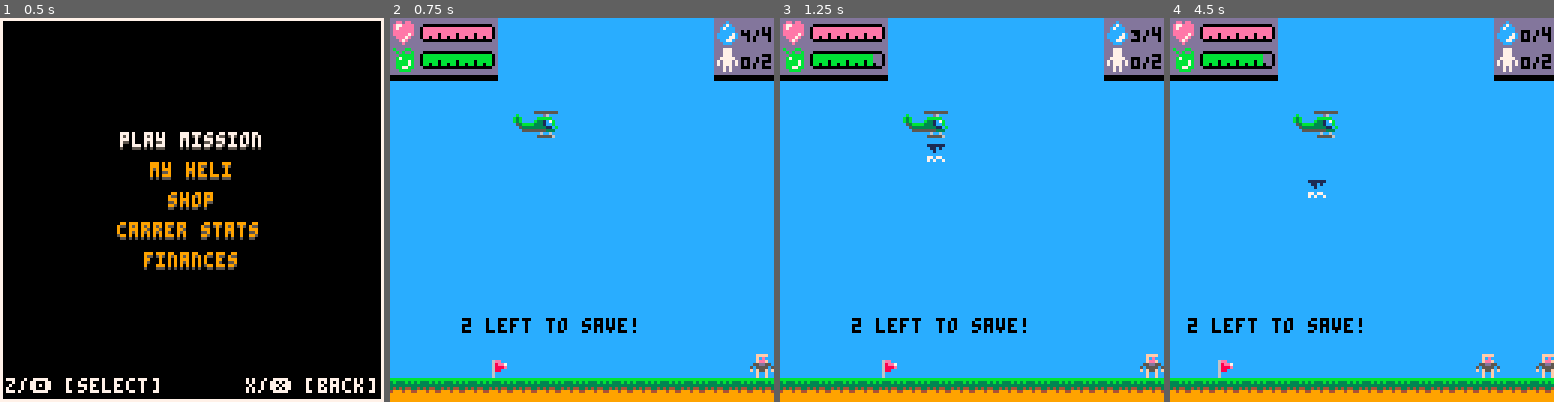
Above: before the commit, frames 1-4 (left to right).
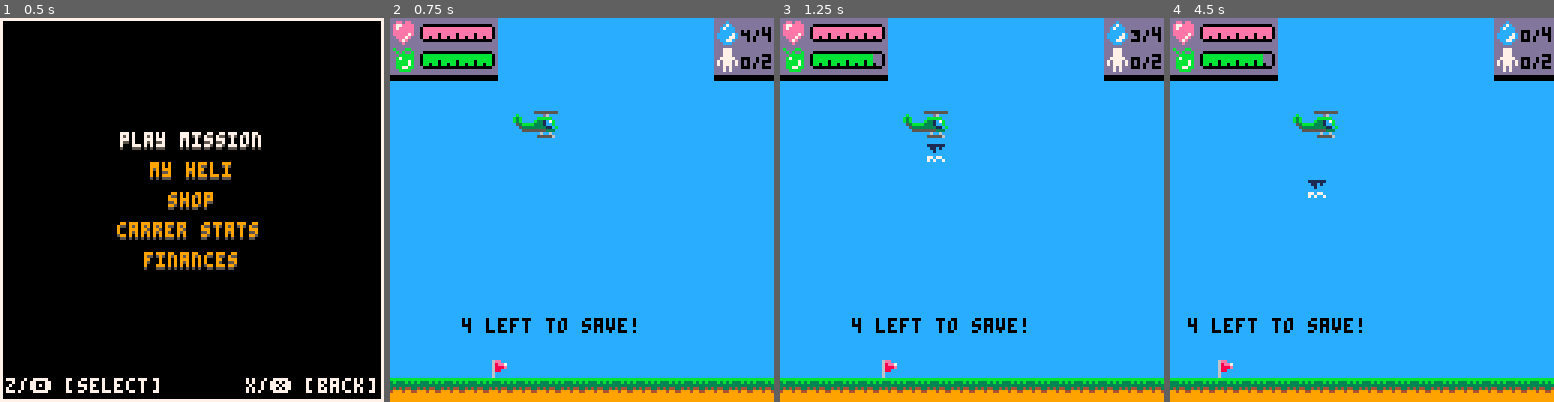
Above: after the commit, the same moments.

Repository: NinetiesPaul/PicoRescue
Game: PICO-8 cartridge picorescue.p8
Two runs of this game, one before a commit and one after it. Both use one fixed random seed, a clock stepped at 60 frames per second and the inputs below.
Inputs:
- Up to frame 1 (0.5 s): tap X (X key) at 0.33 s
- Up to frame 2 (0.75 s): tap O (Z key) at 0.7 s
- Up to frame 3 (1.25 s): tap X (X key) at 1.07 s
- Up to frame 4 (4.5 s): hold Right 1.6-2.1 s; tap O (Z key) every 0.4 s from 1.7 to 4.1 s; tap X (X key) at 1.85, 2.97, 4.08 s; hold Up 2.15-2.42 s; hold Right 2.47-3.03 s; hold Left 3.08-3.58 s; hold Down 3.63-3.97 s; hold Right from 4.02 s (still down)

Frame 1 is identical in both runs. In frame 2, 0.2% of the frame differs, in the area x 18-100%, y 78-94%; in frame 3, 0.2%; in frame 4, 0.4%, in the area x 4-100%, y 78-94%.

Commit message:
removing debug code

Diff:
--- a/picorescue.p8
+++ b/picorescue.p8
@@ -45,7 +45,7 @@
 		rx2 = 0,
 		ry2 = 0,
 		finance = 1500,
-		ladder_climb_spd = 5 -- 0.25 debug
+		ladder_climb_spd = 0.25
 	}
 
 	curr_screen = 1
@@ -67,8 +67,8 @@
 	tree_pcs = {}
 	civ_pcs = {}
 	wounded_civs_pcs = {}
-	wounded_civ = 0
 	current_civ_detailed_wound = 0
+	current_wounds_treated = 0
 	current_wounds =
 	{
 		wounds = {},
@@ -77,7 +77,6 @@
 		rescuee_name = "",
 		wearing_clothing = "true"
 	}
-	current_wounds_treated = 0
 
 	triage_cursor_x = 64
 	triage_cursor_y = 64
@@ -90,22 +89,10 @@
 		missions_finished = 0,
 		missions_earnings = 0,
 	}
-	difficulties =
-	{
-		"easy",
-		-- "normal", -- debug
-		-- "hard" -- debug
-	}
+	difficulties = { "easy", "normal", "hard" }
 	civ_spawn =
 	{
-		easy =
-		{
-			120,
-			140, -- debug
-			-- 230,
-			-- 320,
-			-- 430
-		},
+		easy = { 120, 230, 320, 430 },
 		normal = { 250, 350, 470, 590 },
 		hard = { 290, 390, 540, 650, 740 }
 	}
@@ -707,7 +694,6 @@
 			music(-1)
 			prop_sound = false
 			block_btns = true
-			if (mission_has_wounded) wounded_civ = #wounded_civs_pcs
 			curr_screen = (mission_has_wounded) and 11 or 9
 		end
 	end
@@ -735,12 +721,12 @@
 		if (tool_selected != "lens") current_civ_detailed_wound = 0
 
 		if #current_wounds.wounds == 0 then
-			current_wounds.wounds = wounded_civs_pcs[wounded_civ].wounds
-			current_wounds.wound_type = wounded_civs_pcs[wounded_civ].wound_type
+			current_wounds.wounds = wounded_civs_pcs[#wounded_civs_pcs].wounds
+			current_wounds.wound_type = wounded_civs_pcs[#wounded_civs_pcs].wound_type
 			current_wounds.side = "front"
-			current_wounds.rescuee_name = wounded_civs_pcs[wounded_civ].name
+			current_wounds.rescuee_name = wounded_civs_pcs[#wounded_civs_pcs].name
 			current_wounds.wearing_clothing = true
-			del(wounded_civs_pcs, wounded_civs_pcs[wounded_civ])
+			del(wounded_civs_pcs, wounded_civs_pcs[#wounded_civs_pcs])
 		end
 
 		for i=1, #current_wounds.wounds do
@@ -787,9 +773,9 @@
 			end
 		end
 
-		if (#current_wounds.wounds == current_wounds_treated) current_wounds_treated = 0 current_wounds.wounds = {} wounded_civ -= 1
-
-		if (wounded_civ == 0 and #wounded_civs_pcs == 0) triage_cursor_x = 64 triage_cursor_y = 64 tool_selected = "none" curr_screen = 9
+		if (#current_wounds.wounds == current_wounds_treated) current_wounds_treated = 0 current_wounds.wounds = {}
+
+		if (#wounded_civs_pcs == 0) triage_cursor_x = 64 triage_cursor_y = 64 tool_selected = "none" curr_screen = 9
 	end
 
 	if block_btns then
@@ -956,7 +942,7 @@
 				civ.name = rnd({ "aNNA", "fRANK", "jOE", "jOHN", "pAULIE", "mARTHA", "bRUCE", "cLARK", "tONY", "mARY", "aNGELA" })
 				local wounds = {}
 
-				civ_is_wounded = rnd({ 1, 2, 3 }) -- debug flr(rnd(4)) -- wip: use rng to flag civ as wounded
+				civ_is_wounded = (rnd(1) > 0.55) and rnd({ 1, 2, 3 })  or 0
 				if civ_is_wounded > 0 then
 					wound_type = rnd({ "arms", "legs" }) -- wip: arms, legs
 
